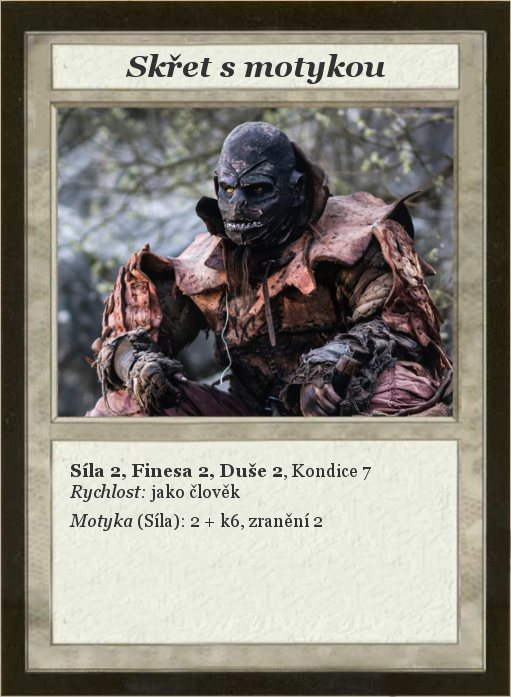
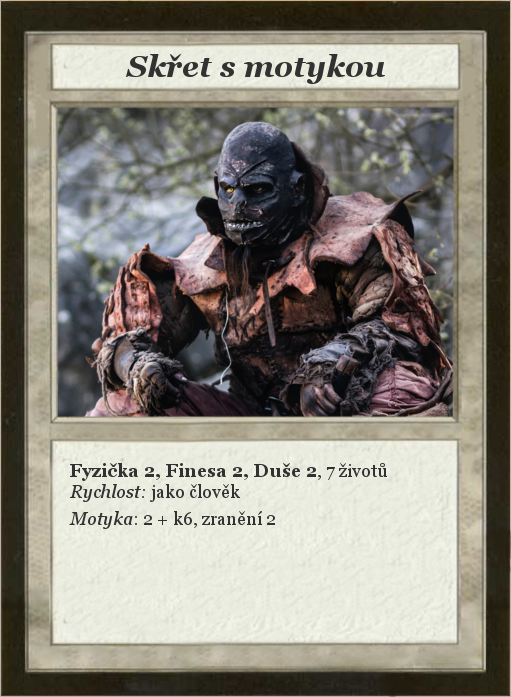
The second 511×697 image is a revision of the first. Changes to its layers:
renamed "Síla 2, Finesa 2, Duše 2, Kond..." to "Fyzička 2, Finesa 2, Duše 2, 7...", painted on it over bbox(69, 463, 387, 531)
